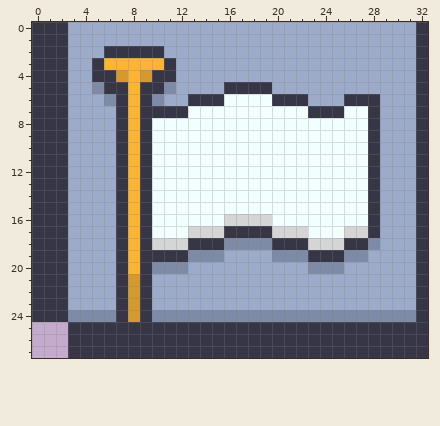
Two versions of one pixel-art file, sprites/surrender-flag.aseprite. Above, as it was before the edit.
33x28 pixels, 1 frame.
After:
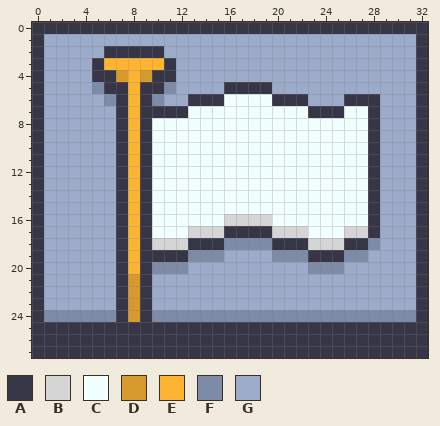
Palette (. is transparent): A #363646  B #d5d5d5  C #f1ffff  D #d5992d  E #fdb433  F #7d8ba6  G #9cabca
Change:
Layers "Layer 2", "Layer 3":
Colour A now appears in rows 25 to 27 at x 0 to 2.
The author changed colour G to colour A in row 0 at x 3 to 31.
The author changed colour A to colour F in row 24 at x 1 to 2.
The author changed colour A to colour G in rows 1 to 23 at x 1 to 2.
Pixel boxes of the changes (left, top, right, bottom) in both pictures:
changed: (32, 22, 416, 358)
